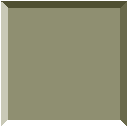
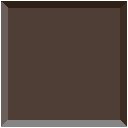
Layers edited between the first and the second 128 × 128 image:
painted on "Layer 1" over <box>1,1,127,126</box>
